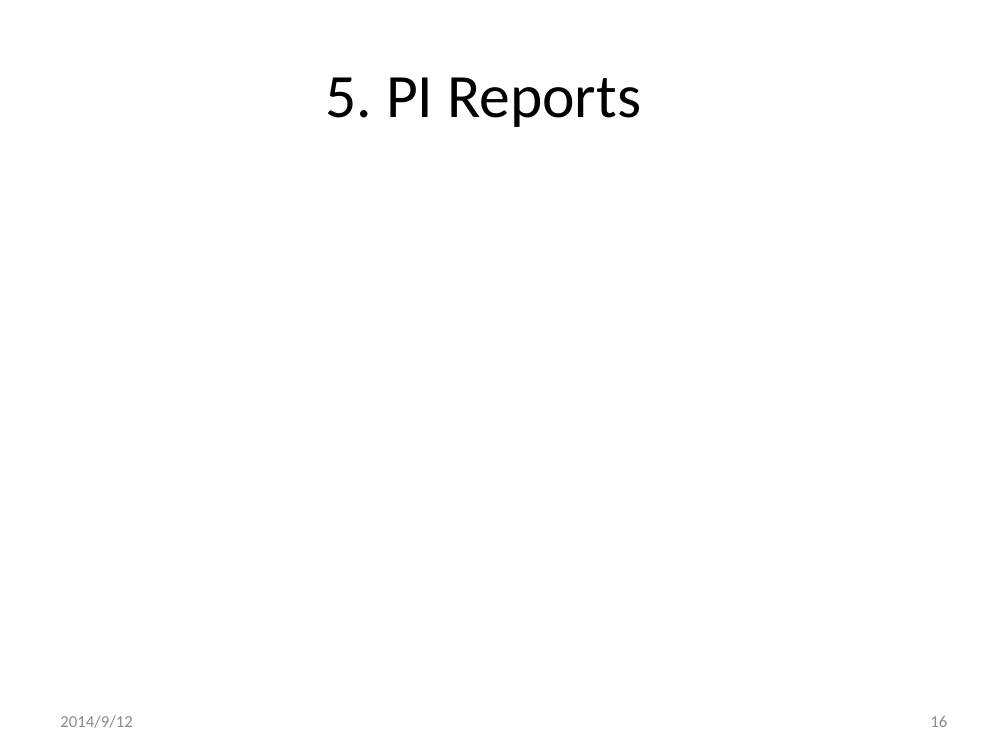
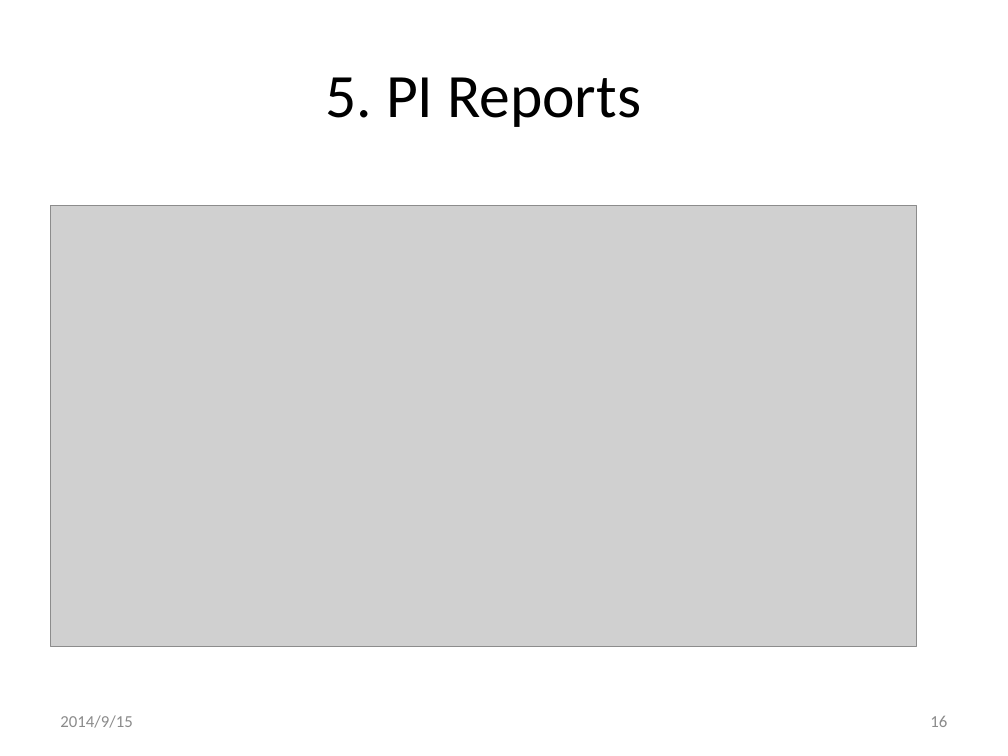
Before and after one commit to xlgwr/pie, a slide deck: slide 16 of 0PackingInformationEntry.pptx. Drawn at 1008x756 pixels with LibreOffice and Linux fonts; fonts in the diff are those of the drawing; grey boxes stand for pictures; background and template pictures are left out. Boxes give left, top, right and bottom in pixels: in the first picture for what was removed or moved away, otherwise in the second. Text is boxed around its words. In the diff, an @@ line names an element or a change of style, - is before the commit and + after.

```diff
--- a/0PackingInformationEntry.pptx
+++ b/0PackingInformationEntry.pptx
@@ picture added at (x1=50, y1=206, x2=917, y2=646) @@
@@ text at (x1=60, y1=715, x2=132, y2=728): text changed @@
-2014/9/12
+2014/9/15
```
Also in this commit, not shown: 16 other slides changed, 1 other file.
